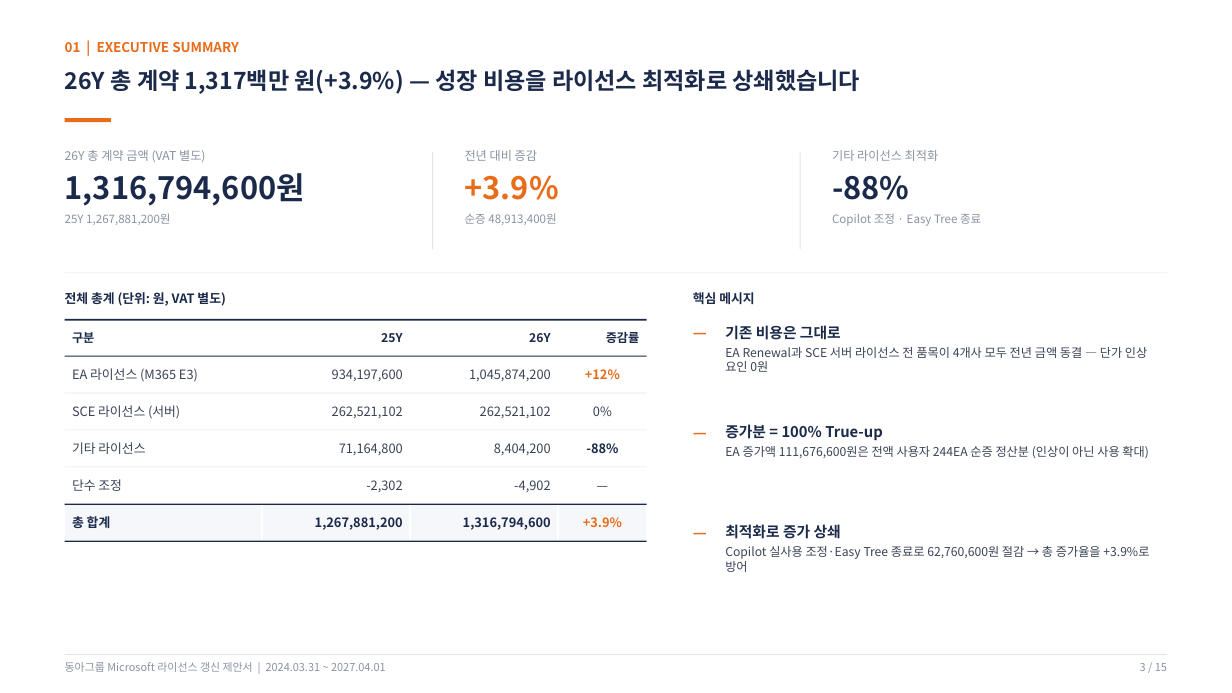
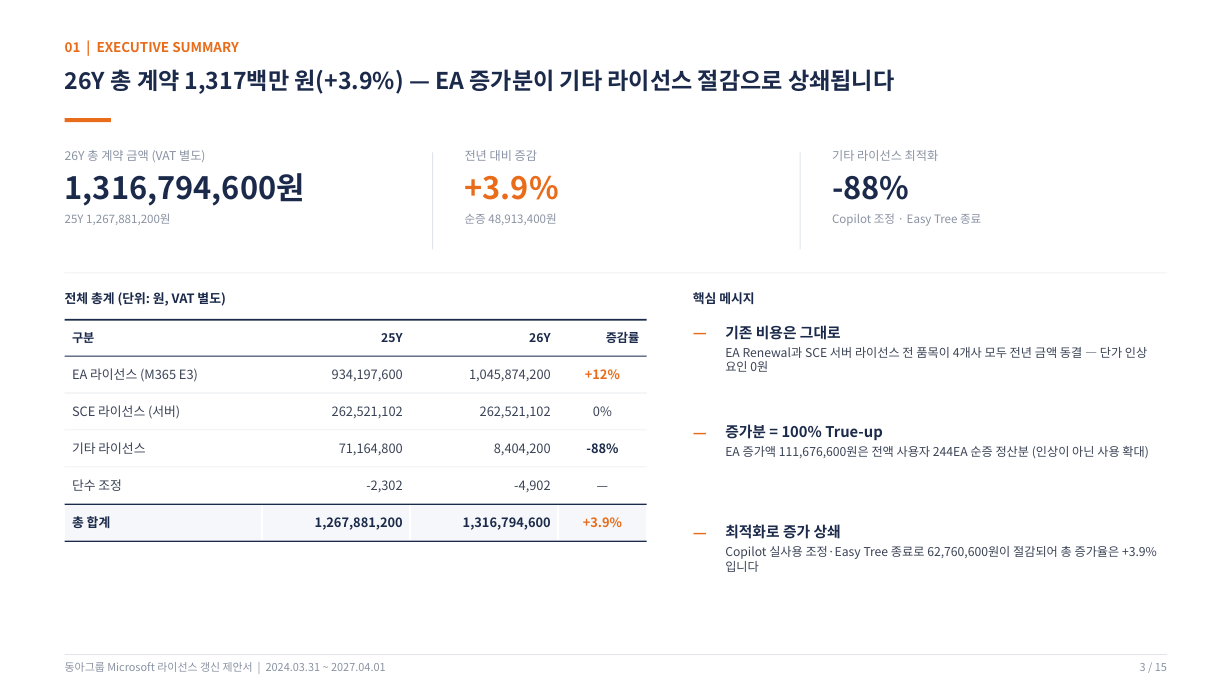
Before and after one commit to mss881024-dev/first-project, a slide deck: slide 3 of docs/ea-renewal-proposal/동아그룹_Microsoft_라이선스_갱신제안서_2026.pptx. Drawn at 1232x693 pixels with LibreOffice and Linux fonts; fonts in the diff are those of the drawing. Boxes give left, top, right and bottom in pixels: in the first picture for what was removed or moved away, otherwise in the second. Text is boxed around its words. In the diff, an @@ line names an element or a change of style, - is before the commit and + after.

```diff
--- a/docs/ea-renewal-proposal/동아그룹_Microsoft_라이선스_갱신제안서_2026.pptx
+++ b/docs/ea-renewal-proposal/동아그룹_Microsoft_라이선스_갱신제안서_2026.pptx
@@ text at (x1=65, y1=69, x2=894, y2=94): text changed @@
-26Y 총 계약 1,317백만 원(+3.9%) — 성장 비용을 라이선스 최적화로 상쇄했습니다
+26Y 총 계약 1,317백만 원(+3.9%) — EA 증가분이 기타 라이선스 절감으로 상쇄됩니다
@@ text at (x1=725, y1=546, x2=1157, y2=572): text changed @@
-Copilot 실사용 조정·Easy Tree 종료로 62,760,600원 절감 → 총 증가율을 +3.9%로 방어
+Copilot 실사용 조정·Easy Tree 종료로 62,760,600원이 절감되어 총 증가율은 +3.9%입니다
```
Also in this commit, not shown: 5 other slides changed, 2 other files.
